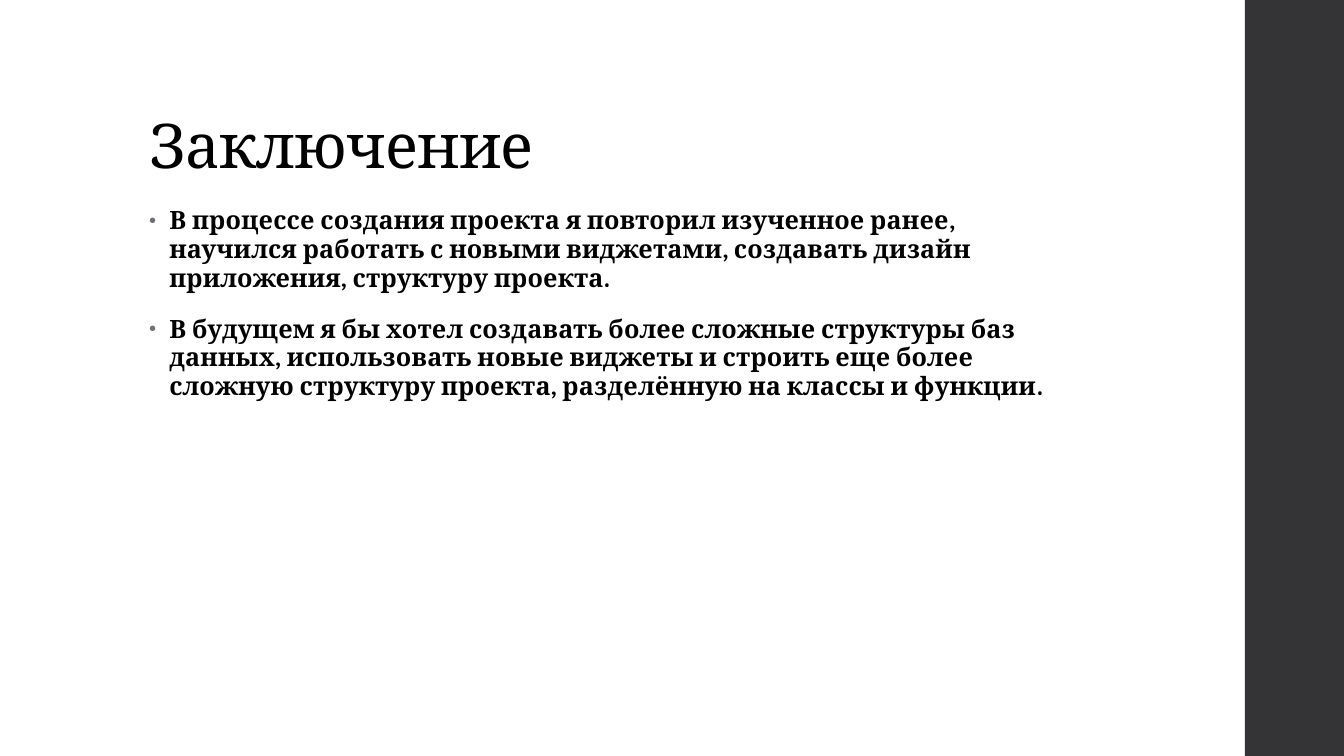
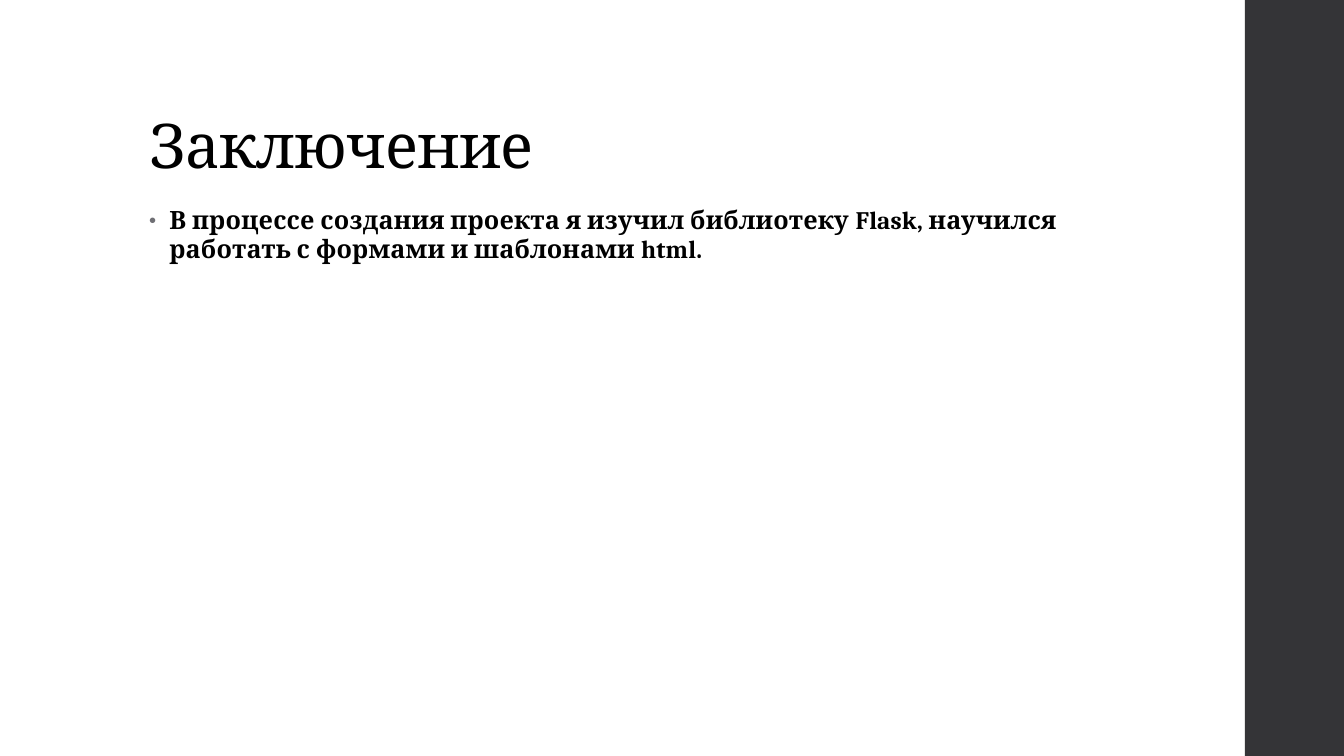
Before and after one commit to Asklit/WebOnlineStore, a slide deck: slide 9 of documents/online_store.pptx (slide 11 before the commit). Drawn at 1344x756 pixels with LibreOffice and Linux fonts; fonts in the diff are those of the drawing. Boxes give left, top, right and bottom in pixels: in the first picture for what was removed or moved away, otherwise in the second. Text is boxed around its words. In the diff, an @@ line names an element or a change of style, - is before the commit and + after.

```diff
--- a/documents/online_store.pptx
+++ b/documents/online_store.pptx
@@ text at box(169, 209, 1057, 264): text changed @@
-• В процессе создания проекта я повторил изученное ранее, научился работать с новыми виджетами, создавать дизайн приложения, структуру проекта.
-• В будущем я бы хотел создавать более сложные структуры баз данных, использовать новые виджеты и строить еще более сложную структуру проекта, разделённую на классы и функции.
+• В процессе создания проекта я изучил библиотеку Flask, научился работать с формами и шаблонами html.
```
Also in this commit, not shown: 6 other slides changed, 1 slide added, 3 slides removed.
